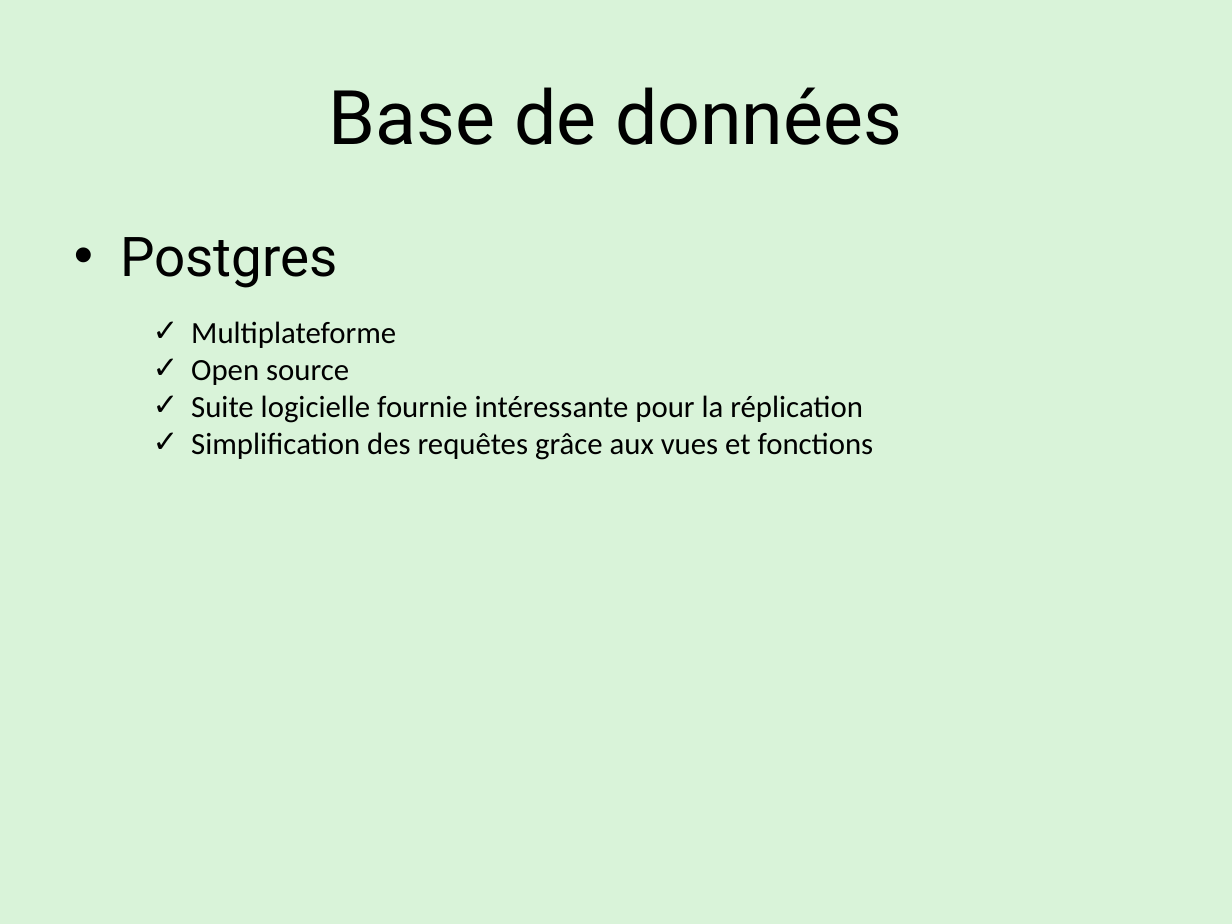
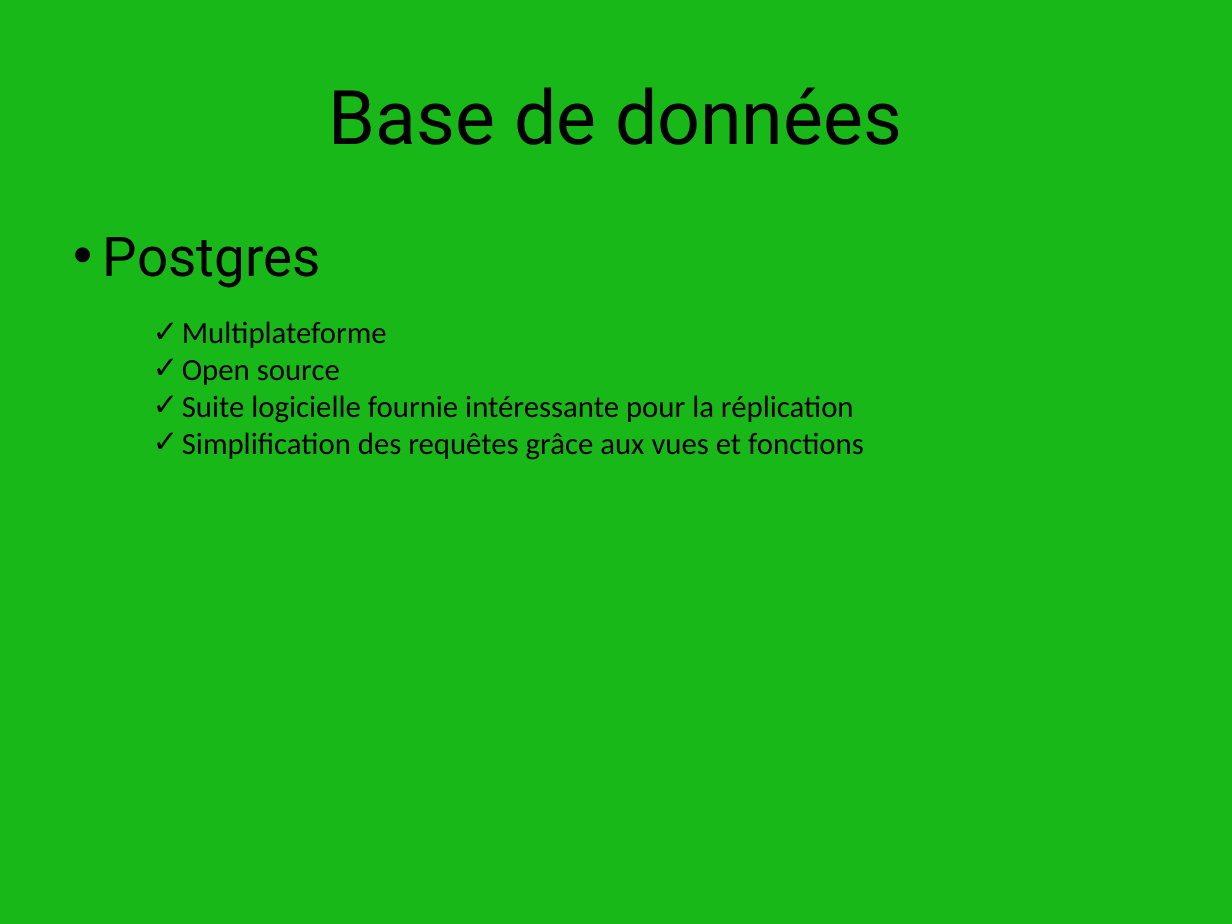
Before and after one commit to sylzys/cesi_komodo, a slide deck: slide 18 of AUTRES/DOC/Projet Plast’Prod.pptx (slide 17 before the commit). Drawn at 1232x924 pixels with LibreOffice and Linux fonts; fonts in the diff are those of the drawing. Boxes give left, top, right and bottom in pixels: in the first picture for what was removed or moved away, otherwise in the second. Text is boxed around its words. In the diff, an @@ line names an element or a change of style, - is before the commit and + after.

```diff
--- a/AUTRES/DOC/Projet Plast’Prod.pptx
+++ b/AUTRES/DOC/Projet Plast’Prod.pptx
@@ background #18B818 at 16% opacity to #18B818 @@
@@ text "Postgres" at [103, 237, 321, 288]: indent changed; less space between paragraphs @@
@@ text "Multiplateforme" at [182, 321, 864, 460]: indent changed @@
```
Also in this commit, not shown: 19 other slides changed, 4 slides added, 3 slides removed.
